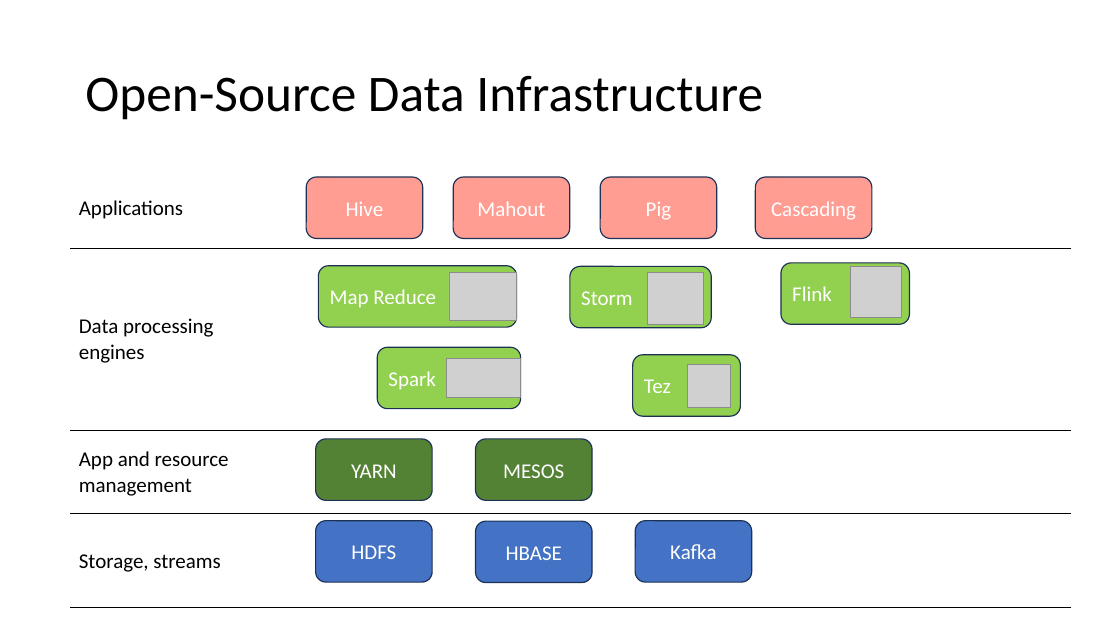
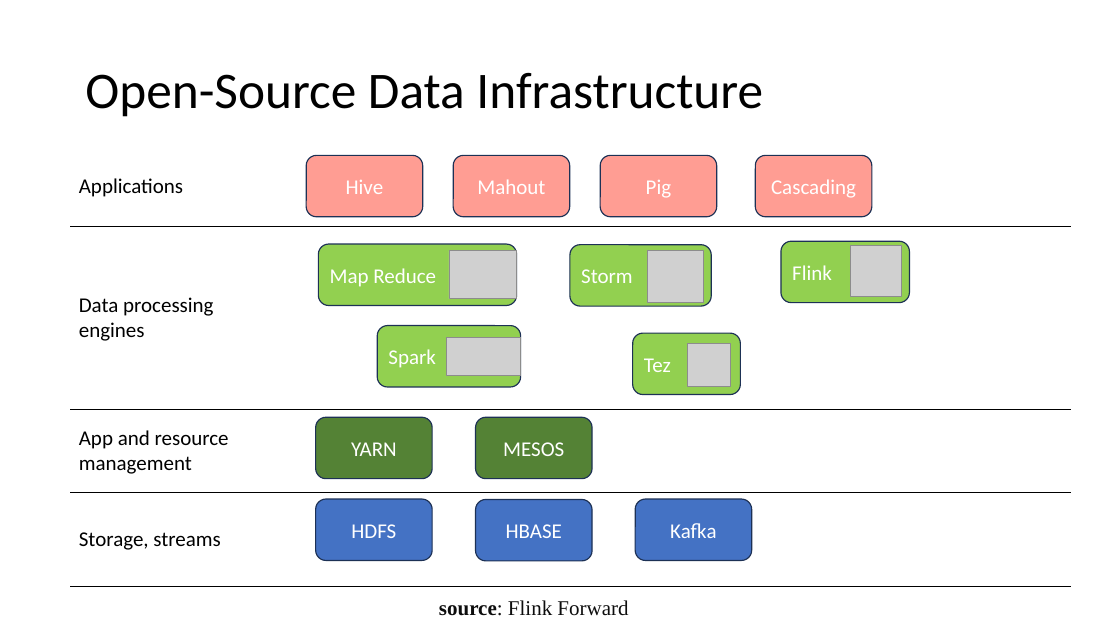
Before and after one commit to aprabhat/flink_demo, a slide deck: slide 4 of PPT/Apache_Flink.pptx. Drawn at 1120x630 pixels with LibreOffice and Linux fonts; fonts in the diff are those of the drawing; grey boxes stand for pictures. Boxes give left, top, right and bottom in pixels: in the first picture for what was removed or moved away, otherwise in the second. Text is boxed around its words. In the diff, an @@ line names an element or a change of style, - is before the commit and + after.

```diff
--- a/PPT/Apache_Flink.pptx
+++ b/PPT/Apache_Flink.pptx
@@ 14 rounded rectangles, 5 pictures, 1 table: place and size @@
-14 rounded rectangles, 5 pictures, 1 table at [71, 168, 1071, 608]
+14 rounded rectangles, 5 pictures, 1 table at [71, 146, 1071, 586]
@@ text added at [439, 600, 628, 616], 18 pt, text #0D0D0D @@
+source: Flink Forward
```
Also in this commit, not shown: 1 other slide changed, 10 slides added, 4 slides removed.
